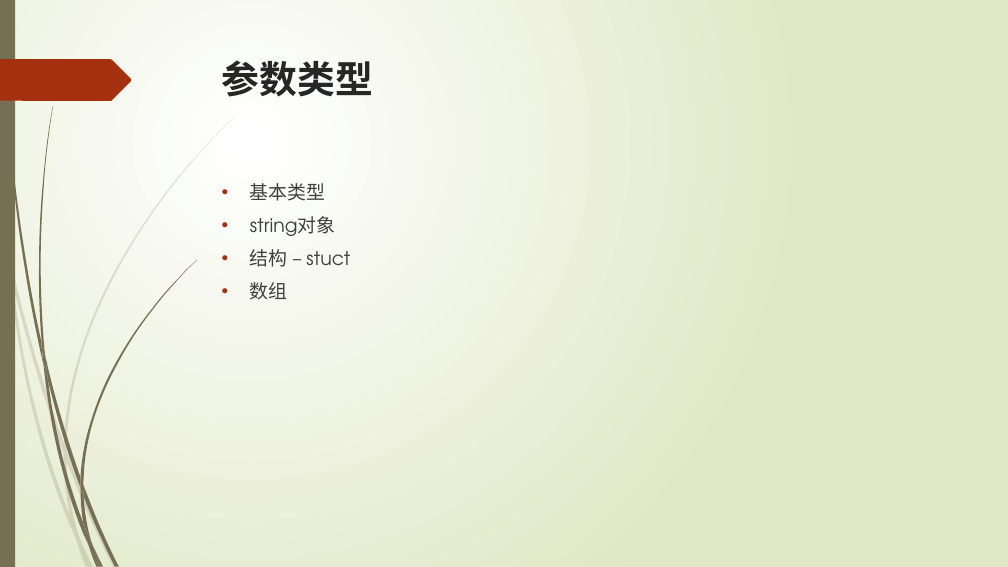
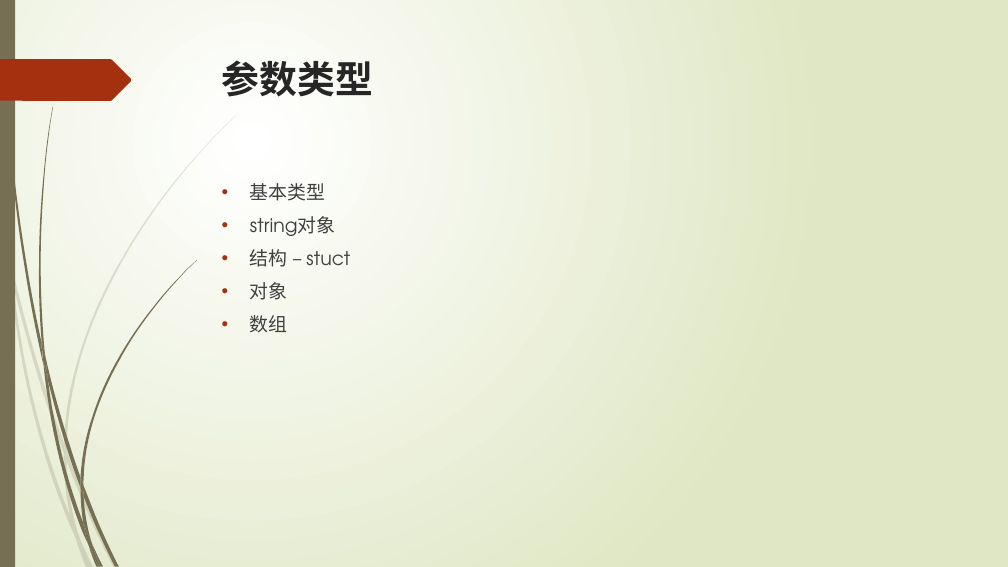
Before and after one commit to liuty2006/learn, a slide deck: slide 45 of learn_cpp/docs/C++语言培训.pptx (slide 41 before the commit). Drawn at 1008x567 pixels with LibreOffice and Linux fonts; fonts in the diff are those of the drawing. Boxes give left, top, right and bottom in pixels: in the first picture for what was removed or moved away, otherwise in the second. Text is boxed around its words. In the diff, an @@ line names an element or a change of style, - is before the commit and + after.

```diff
--- a/learn_cpp/docs/C++语言培训.pptx
+++ b/learn_cpp/docs/C++语言培训.pptx
@@ text at (x1=250, y1=282, x2=288, y2=300): paragraph added @@
+• 对象
```
Also in this commit, not shown: 4 other slides changed, 4 slides added, 6 other files.
